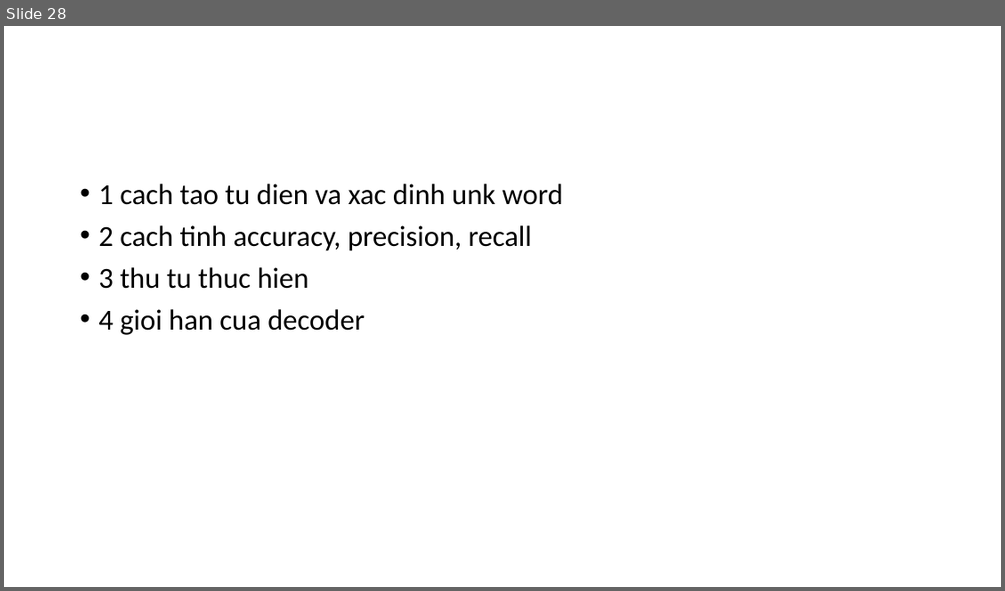
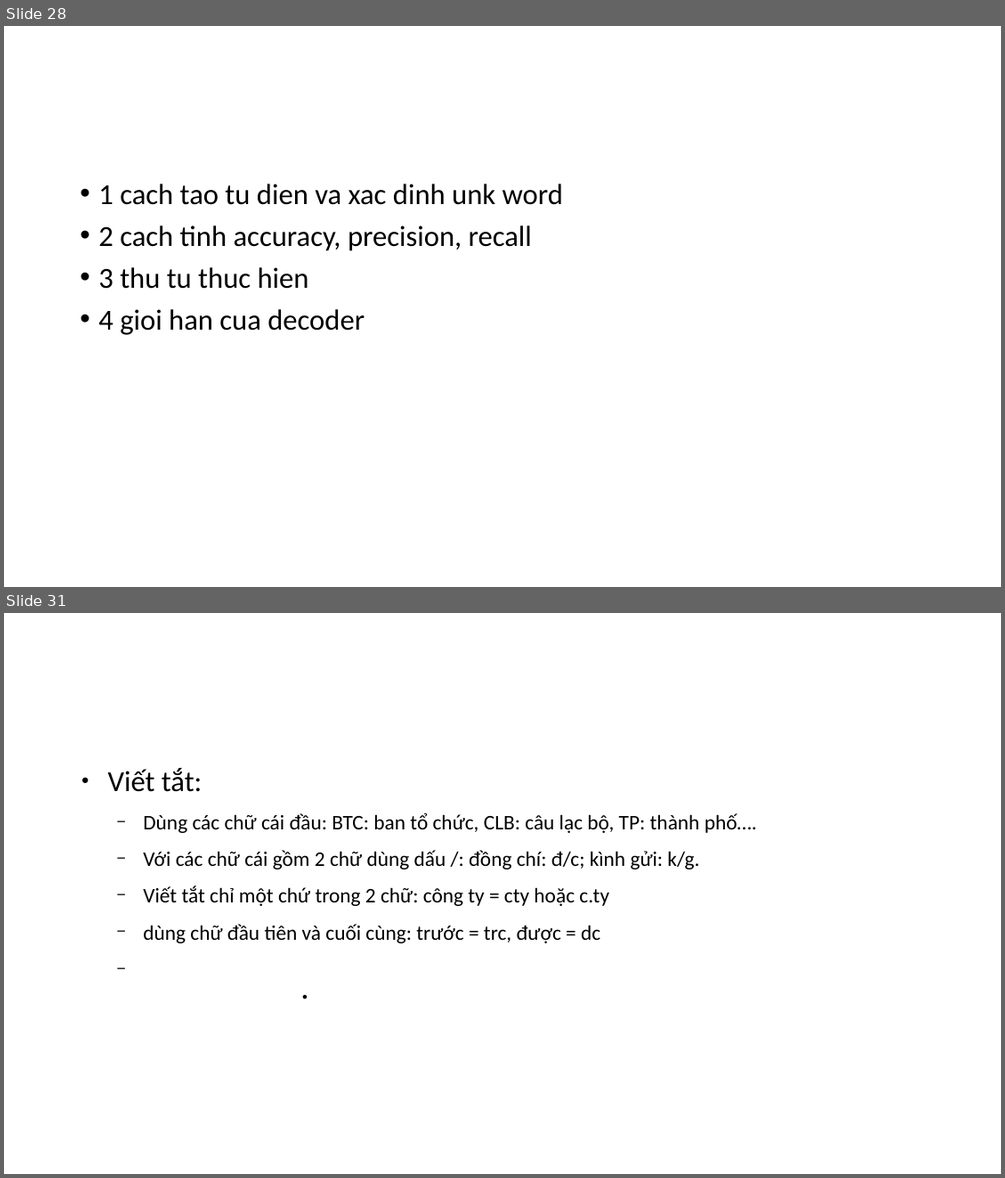
Before and after one commit to manhcntt21/TextNormSeq2Seq, a slide deck: Presentation1.pptx. Shown one above the other, each under a label of ours: slide 28 before the commit, slides 28 and 31 after it; the slides between them are not shown. The pictures are 1005x591 and 1005x1178 pixels, drawn with LibreOffice and Linux fonts; fonts in the diff are those of the drawing. Boxes give left, top, right and bottom in pixels: in the first picture for what was removed or moved away, otherwise in the second. Text is boxed around its words. In the diff, an @@ line names an element or a change of style, - is before the commit and + after.

```diff
--- a/Presentation1.pptx
+++ b/Presentation1.pptx
@@ slide 31 added at (4, 613, 1001, 1174), background #FFFFFF @@
@@ text added at (108, 768, 757, 943), 20 pt, text #000000 @@
+● Viết tắt:
+  − Dùng các chữ cái đầu: BTC: ban tổ chức, CLB: câu lạc bộ, TP: thành phố….
+  − Với các chữ cái gồm 2 chữ dùng dấu /: đồng chí: đ/c; kình gửi: k/g.
+  − Viết tắt chỉ một chứ trong 2 chữ: công ty = cty hoặc c.ty
+  − dùng chữ đầu tiên và cuối cùng: trước = trc, được = dc
```
Also in this commit, not shown: 5 other slides added, 23 other files.
